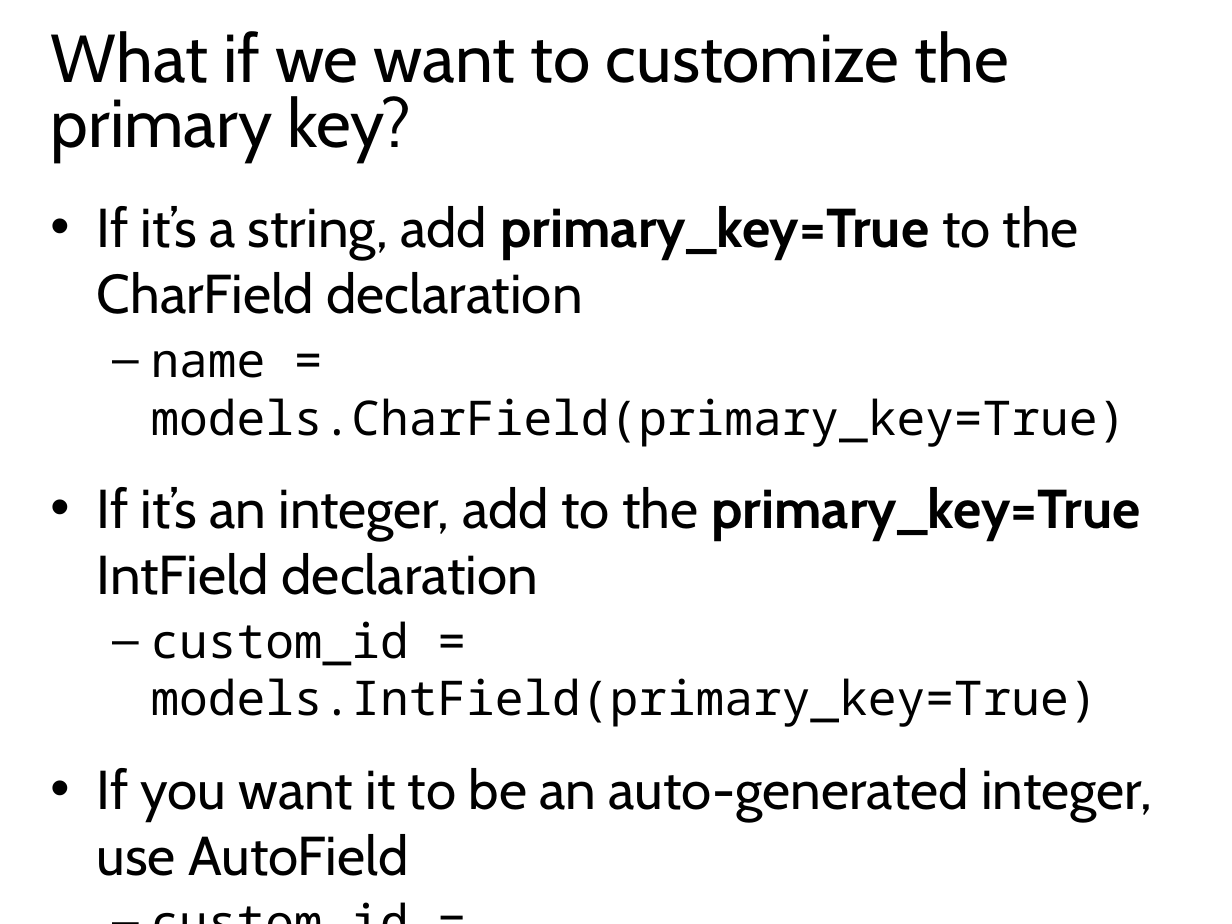
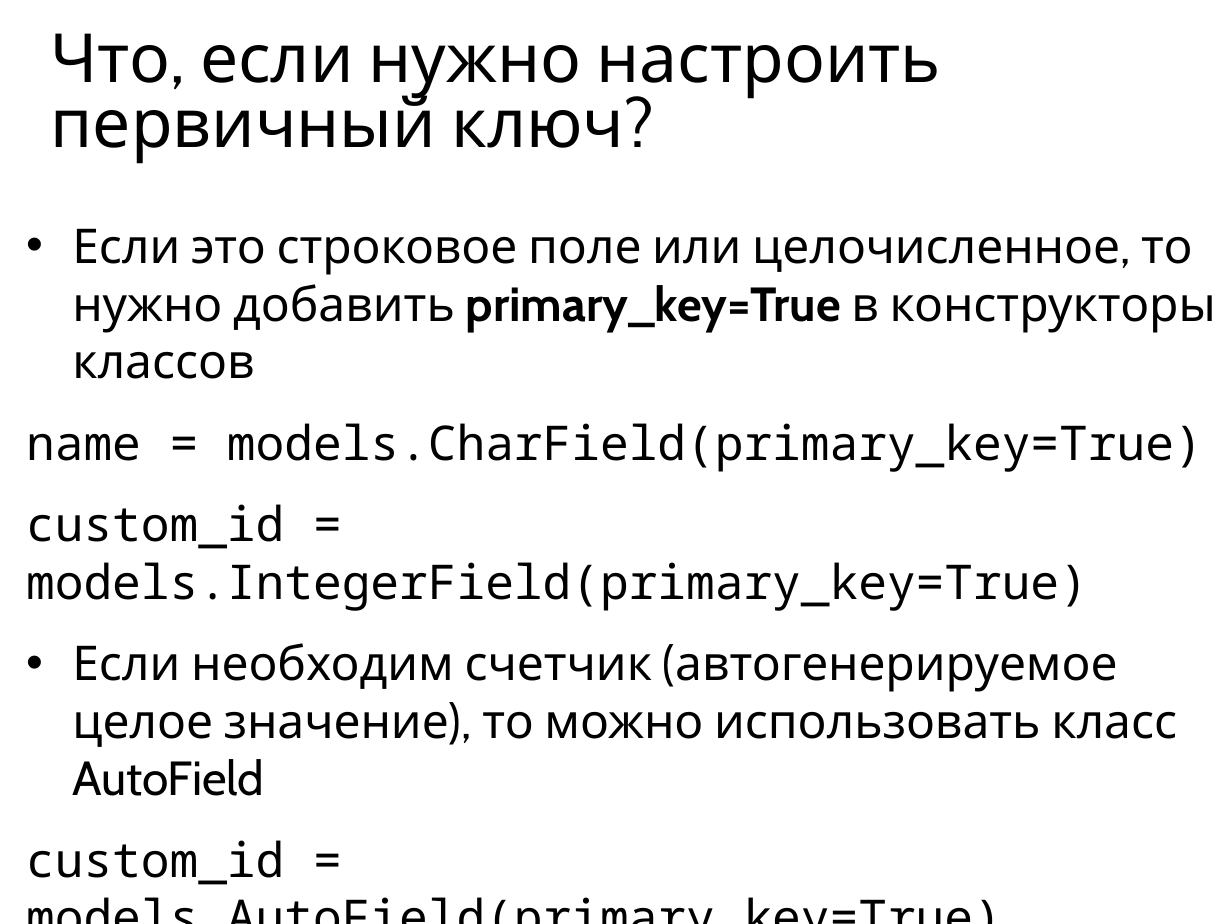
Before and after one commit to maxchv/LearnPython, a slide deck: slide 23 of week12/Models.pptx (slide 24 before the commit). Drawn at 1232x924 pixels with LibreOffice and Linux fonts; fonts in the diff are those of the drawing. Boxes give left, top, right and bottom in pixels: in the first picture for what was removed or moved away, otherwise in the second. Text is boxed around its words. In the diff, an @@ line names an element or a change of style, - is before the commit and + after.

```diff
--- a/week12/Models.pptx
+++ b/week12/Models.pptx
@@ title at (51,33,941,164): text changed @@
-What if we want to customize the primary key?
+Что, если нужно настроить первичный ключ?
@@ text "Если это строковое поле или ...": place and size @@
-text "Если это строковое поле или ..." at (97,206,1152,876)
+text "Если это строковое поле или ..." at (26,228,1216,885)
@@ text at (72,228,1216,379): text changed; size 32 to 28 pt @@
-• If it’s a string, add primary_key=True to the CharField declaration
+• Если это строковое поле или целочисленное, то нужно добавить primary_key=True в конструкторы классов
@@ text at (26,423,1203,885): bullet – to none; list level 2 to 1 in "name = models.CharField(primary_key=True)"; list level 2 to 1 in "custom_id = models.AutoField(primary_key=True)" @@
@@ text at (26,504,1177,796): text changed; size 32 to 28 pt @@
-• If it’s an integer, add to the primary_key=True IntField declaration
-  – custom_id = models.IntField(primary_key=True)
-• If you want it to be an auto-generated integer, use AutoField
+custom_id = models.IntegerField(primary_key=True)
+• Если необходим счетчик (автогенерируемое целое значение), то можно использовать класс AutoField
```
Also in this commit, not shown: 21 other slides changed, 24 slides added, 12 slides removed, 33 other files.
